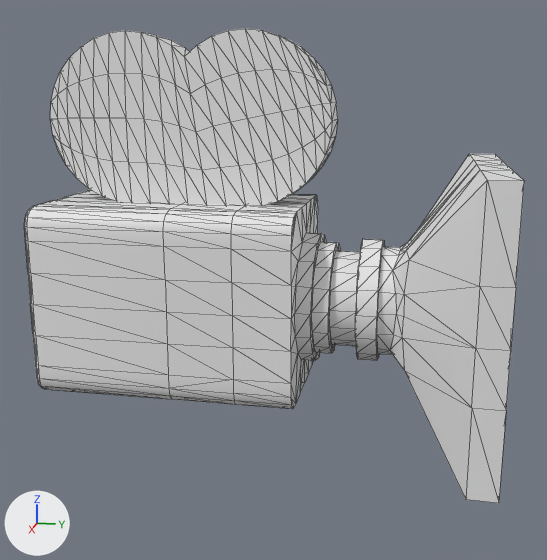
One commit to the glTF model editor/camera.glb: the scene before it, then after it.
Before and after are seen from a camera (50 mm lens) standing at (0.708, -0.033, 0.191) and looking at (0.007, -0.173, 0.016). The axes (+X, +Y, +Z) are drawn at lower left. The lights are the same throughout. The older version comes first. Mesh edges are drawn as thin lines. Vertices at exactly the same position are counted once.
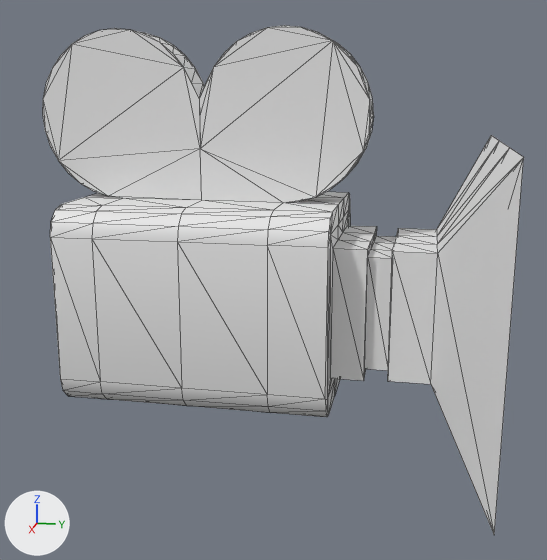
What changed in the scene script:
```text
Change me_cube_001:
    used by ob_cube; location = (0.0, 0.0, 0.0)
    remove me_cube_001.from_pydata(...)  # 754 vertices, 1488 faces; spans x -0.13..0.13, y -0.393..0.037, z -0.13..0.247
    add me_cube_001.from_pydata(...)  # 268 vertices, 532 faces; spans x -0.148..0.148, y -0.398..0.033, z -0.149..0.249
    me_cube_001 part 1: the loose piece of 540 vertices spanning x -0.13..0.13, y -0.393..0.037, z -0.13..0.129 is rebuilt with 268 vertices and now spans x -0.148..0.148, y -0.398..0.033, z -0.149..0.249
    me_cube_001 part 2: the loose piece of 214 vertices spanning x -0.021..0.021, y -0.389..-0.117, z 0.088..0.247 is deleted
```

Where the change shows, as pixel boxes [x1, y1, x2, y2] in the pictures (547 x 560 px):
'Cube', reshaped (7% taller)
    before: [24, 28, 524, 503]
    after: [43, 25, 524, 534]
part 1 of me_cube_001, rebuilt (46% taller)
    before: [24, 154, 524, 503]
    after: [43, 25, 524, 534]
part 2 of me_cube_001, deleted
    before: [50, 28, 338, 205]
